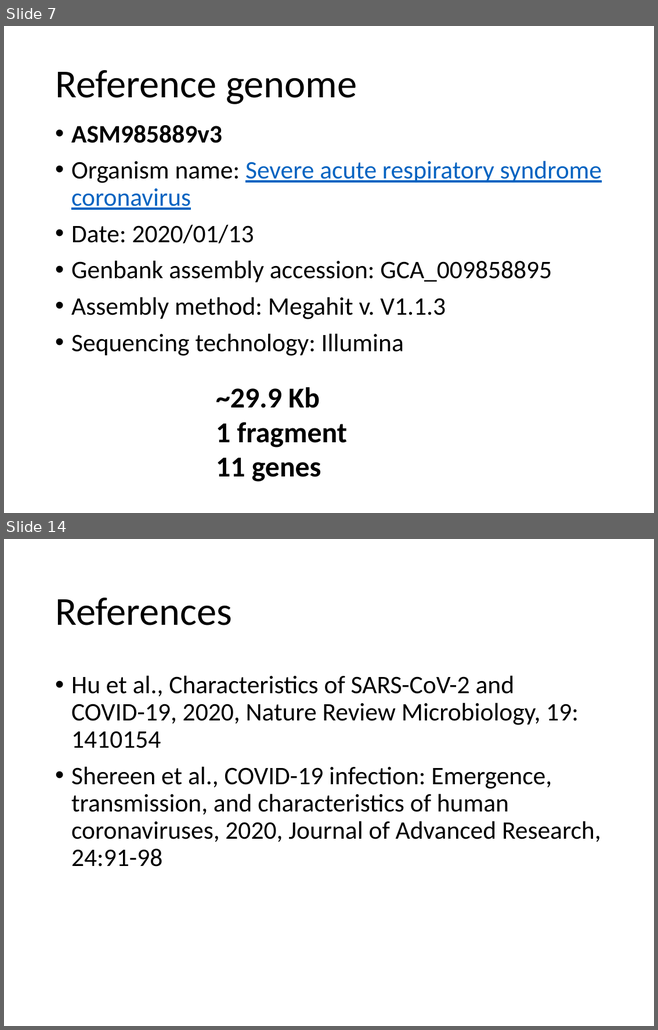
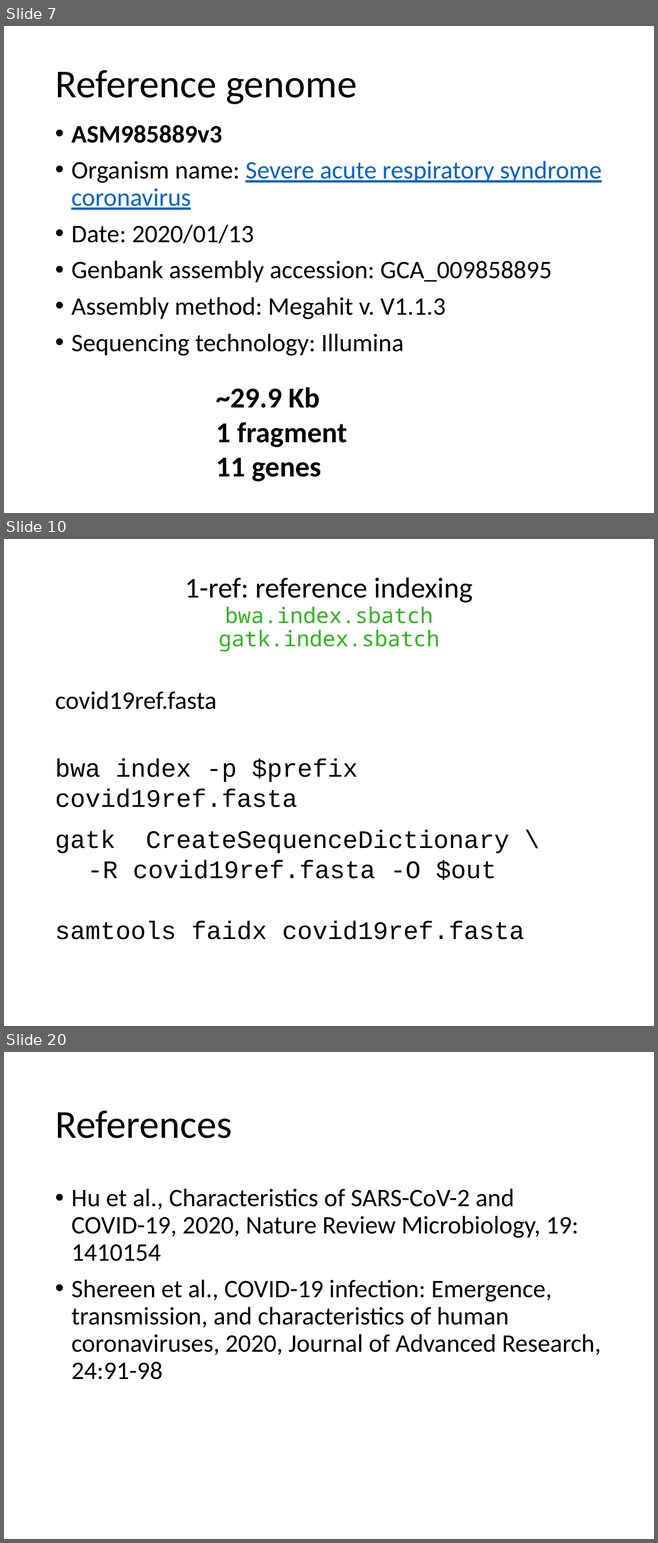
Before and after one commit to liu3zhenlab/teaching, a slide deck: PLPTH813Bioinformatis/2023/lectures/lecture14_BeocatProject.pptx. Shown one above the other, each under a label of ours: slides 7 and 14 before the commit, slides 7, 10 and 20 after it; the slides between them are not shown. The pictures are 658x1030 and 658x1543 pixels, drawn with LibreOffice and Linux fonts; fonts in the diff are those of the drawing. Boxes give left, top, right and bottom in pixels: in the first picture for what was removed or moved away, otherwise in the second. Text is boxed around its words. In the diff, an @@ line names an element or a change of style, - is before the commit and + after.

```diff
--- a/PLPTH813Bioinformatis/2023/lectures/lecture14_BeocatProject.pptx
+++ b/PLPTH813Bioinformatis/2023/lectures/lecture14_BeocatProject.pptx
@@ slide 10 added at box(4, 539, 654, 1026), background #FFFFFF @@
@@ title added at box(185, 577, 472, 652), 24 pt, text #2FB41D @@
+1-ref: reference indexing
+bwa.index.sbatch
+gatk.index.sbatch
@@ text added at box(55, 691, 216, 710), 28 pt, text #000000 @@
+covid19ref.fasta
@@ text added at box(55, 758, 358, 808), 28 pt, text #000000 @@
+bwa index -p $prefix covid19ref.fasta
@@ text added at box(55, 830, 524, 940), 28 pt, text #000000 @@
+gatk CreateSequenceDictionary \
+-R covid19ref.fasta -O $out
+samtools faidx covid19ref.fasta
@@ what was slide 14 is now slide 20 @@
```
Also in this commit, not shown: 3 slides changed, 10 other slides added, 5 slides removed, 2 other files.
